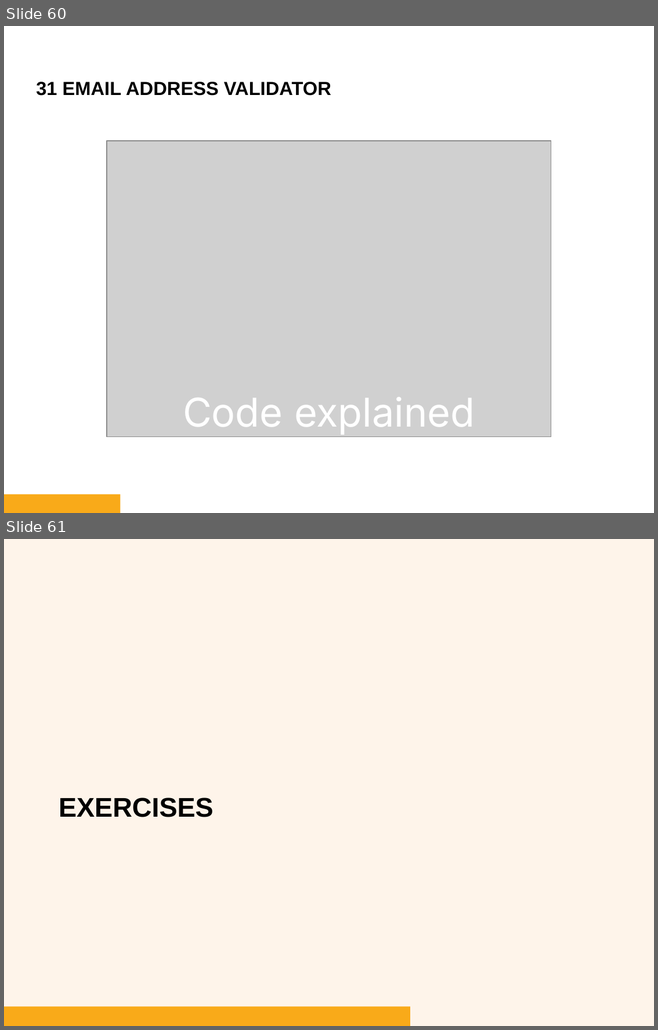
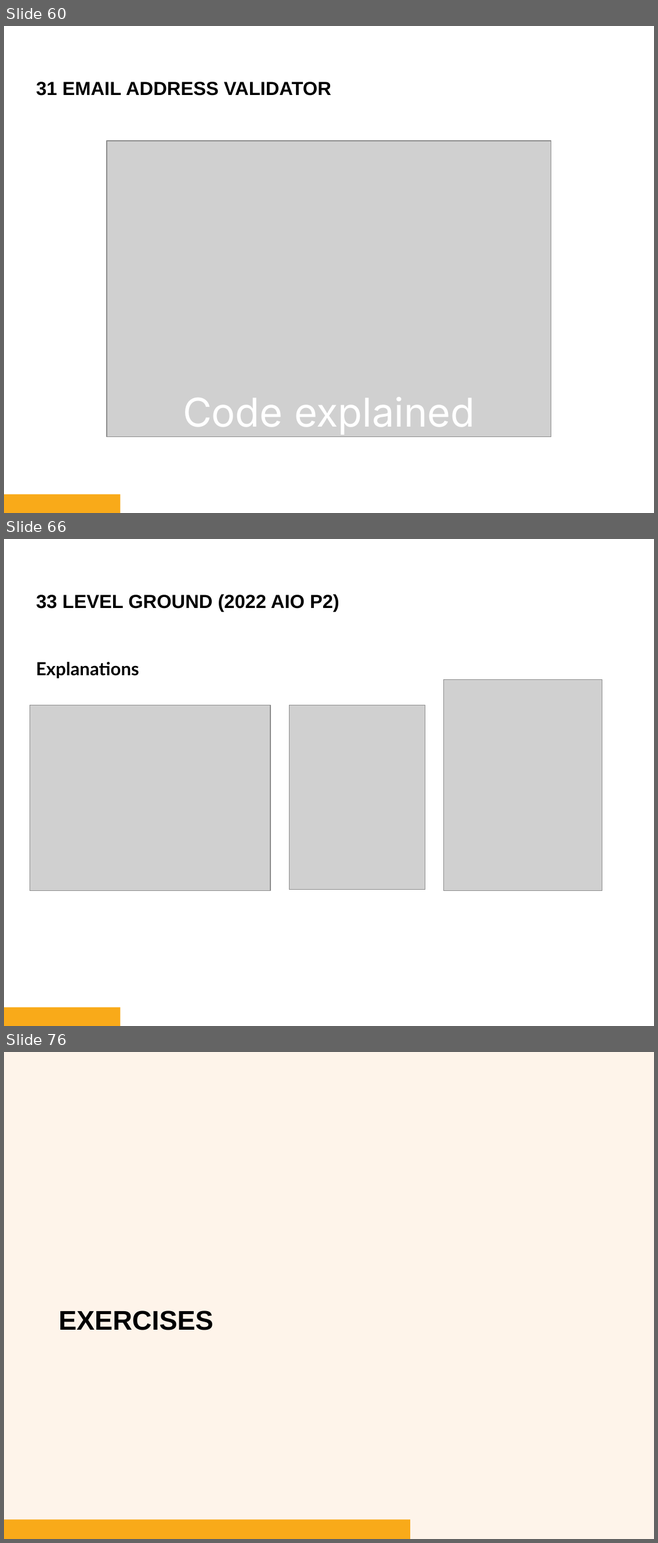
Before and after one commit to bryanbsun/pythonps, a slide deck: Python Problem Solver 2.pptx. Shown one above the other, each under a label of ours: slides 60 and 61 before the commit, slides 60, 66 and 76 after it; the slides between them are not shown. The pictures are 658x1030 and 658x1543 pixels, drawn with LibreOffice and Linux fonts; fonts in the diff are those of the drawing; grey boxes stand for pictures; background and template pictures are left out. Boxes give left, top, right and bottom in pixels: in the first picture for what was removed or moved away, otherwise in the second. Text is boxed around its words. In the diff, an @@ line names an element or a change of style, - is before the commit and + after.

```diff
--- a/Python Problem Solver 2.pptx
+++ b/Python Problem Solver 2.pptx
@@ slide 66 added at (4, 539, 654, 1026), background #FFFFFF; not listed: 1 template element that a slide beside it also shows @@
@@ text added at (36, 594, 339, 611), 21 pt, text #000000, bold @@
+33 LEVEL GROUND (2022 AIO P2)
@@ text added at (36, 662, 139, 678), 20 pt, text #000000, bold @@
+Explanations
@@ picture added at (443, 680, 601, 891) @@
@@ picture added at (30, 705, 270, 891) @@
@@ picture added at (289, 705, 425, 890) @@
@@ what was slide 61 is now slide 76 @@
```
Also in this commit, not shown: 4 slides changed, 17 other slides added, 18 other files.
